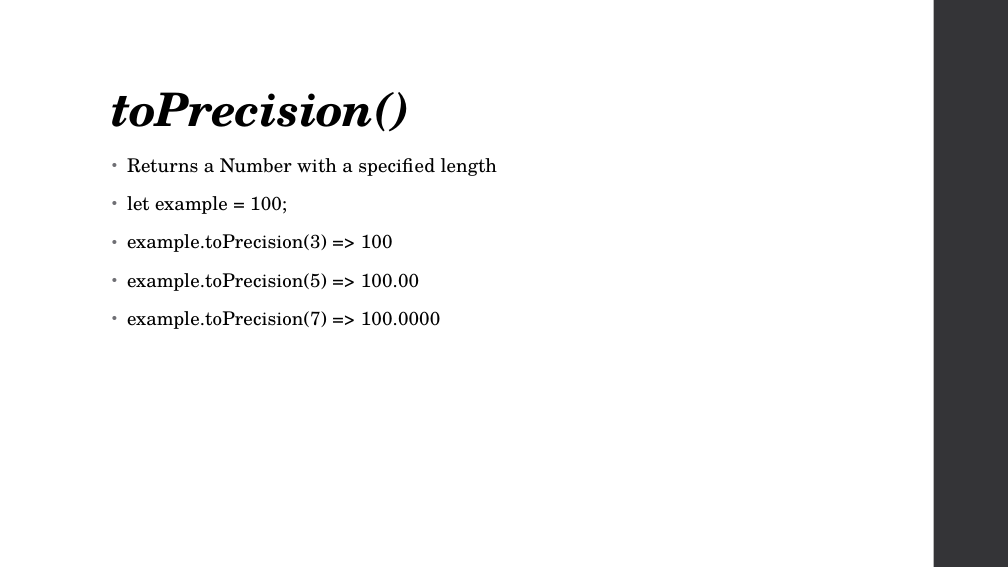
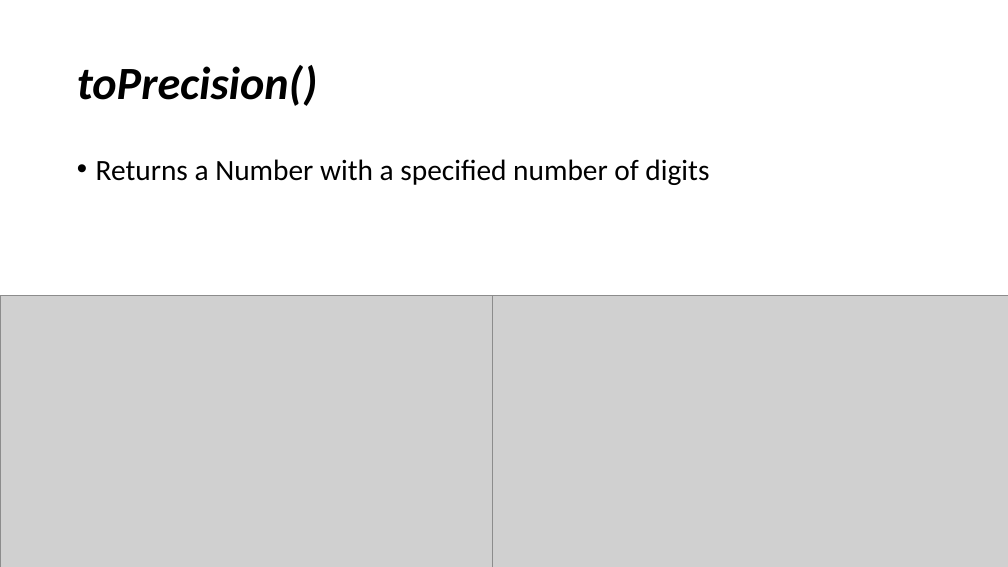
Before and after one commit to YWCANWIL-TechLab/Module4-DataTypes-Day1, a slide deck: slide 20 of slides/Numbers.pptx (slide 15 before the commit). Drawn at 1008x567 pixels with LibreOffice and Linux fonts; fonts in the diff are those of the drawing; grey boxes stand for pictures. Boxes give left, top, right and bottom in pixels: in the first picture for what was removed or moved away, otherwise in the second. Text is boxed around its words. In the diff, an @@ line names an element or a change of style, - is before the commit and + after.

Commit message:
Updated Numbers PowerPoint

```diff
--- a/slides/Numbers.pptx
+++ b/slides/Numbers.pptx
@@ rectangle removed at box(934, 0, 1008, 567) @@
@@ title "toPrecision()": place and size @@
-title "toPrecision()" at box(112, 92, 411, 132)
+title "toPrecision()" at box(77, 65, 318, 106)
@@ title "toPrecision()" at box(77, 65, 318, 106): font TeX Gyre Schola to Calibri, letter spacing -0.5 to 0 pt; vertical alignment bottom to middle @@
@@ text at box(96, 159, 709, 185): text changed; size 18 to 28 pt; font TeX Gyre Schola to Calibri @@
-• Returns a Number with a specified length
-• let example = 100;
-• example.toPrecision(3) => 100
-• example.toPrecision(5) => 100.00
-• example.toPrecision(7) => 100.0000
+• Returns a Number with a specified number of digits
@@ picture added at box(0, 296, 498, 567) @@
@@ picture added at box(492, 296, 1008, 567) @@
```
Also in this commit, not shown: 21 other slides changed, 5 slides added, 1 other file.
